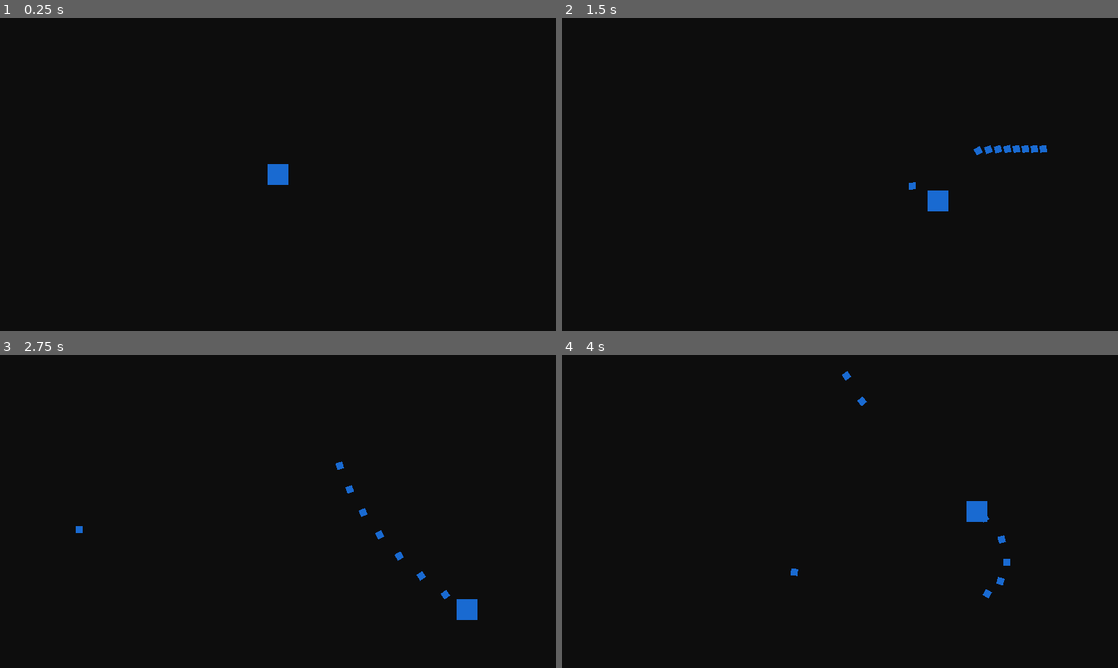
Above: before the commit, frames 1-4 (two rows, left to right).
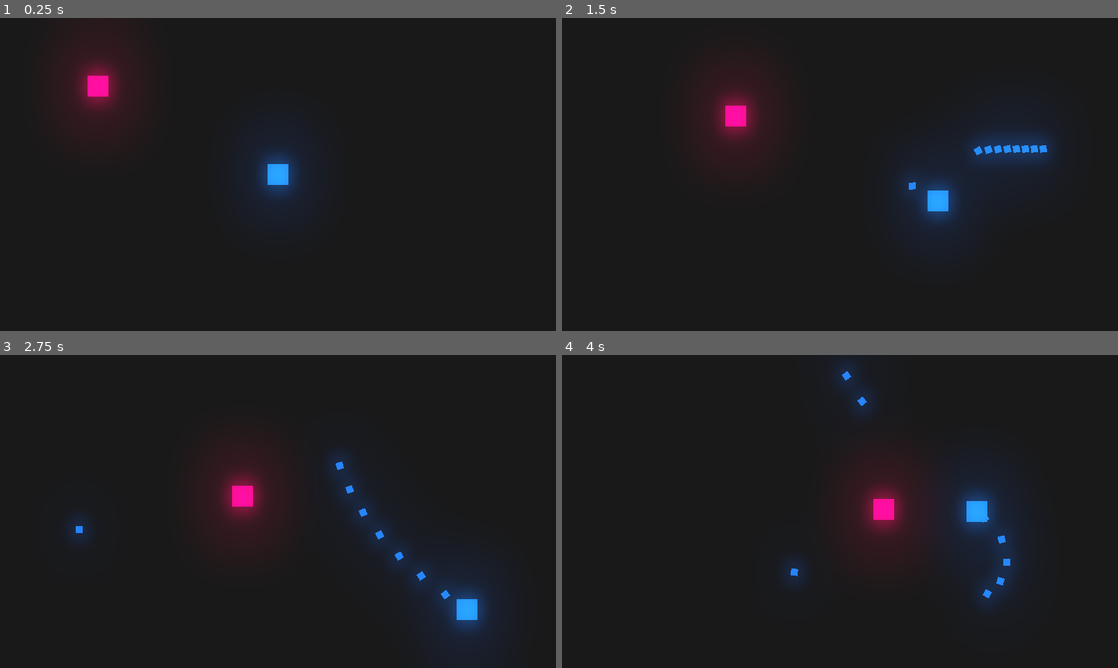
Above: after the commit, the same moments.

Repository: Gui-dev/shooter
Game: Godot game, scene res://levels/LevelOne.tscn
The game is run twice, just before and just after one commit, with the same random seed, the same clock (stepped at 60 frames per second) and the same inputs. The project has no main scene, so this scene is started directly.
Inputs (mouse positions are in pixels of both pictures, inside the frame that each line leads up to):
- Up to frame 1 (0.25 s): no input
- Up to frame 2 (1.5 s): move the mouse to (962, 158) at 0.52 s; hold D (right) 0.53-1.28 s; hold Space (shooter) 0.53-1.28 s; move the mouse to (728, 190) at 1.27 s; hold S (down) from 1.28 s (still down); tap Space (shooter) at 1.35 s
- Up to frame 3 (2.75 s): move the mouse to (333, 442) at 2.02 s; release S (down) at 2.03 s; hold D (right) from 2.03 s (still down); hold Space (shooter) from 2.03 s (still down)
- Up to frame 4 (4 s): move the mouse to (812, 574) at 2.77 s; release D (right) at 2.78 s; release Space (shooter) at 2.78 s; hold W (up) 2.78-3.53 s; tap Space (shooter) at 2.85 s; move the mouse to (1006, 558) at 3.52 s; hold A (left) from 3.53 s (still down); hold Space (shooter) from 3.53 s (still down)

The runs differ from the first frame. In frame 1, 10% of the frame differs, in the area x 8-58%, y 0-68%; in frame 2, 15%, in the area x 22-90%, y 11-76%; in frame 3, 15%; in frame 4, 14%.

Commit message:
test: add Enemy

Diff:
--- a/levels/LevelOne.tscn
+++ b/levels/LevelOne.tscn
@@ -1,10 +1,24 @@
-[gd_scene load_steps=3 format=2]
+[gd_scene load_steps=5 format=2]
 
 [ext_resource path="res://scenes/Player.tscn" type="PackedScene" id=1]
 [ext_resource path="res://scripts/LevelOne.gd" type="Script" id=2]
+[ext_resource path="res://scenes/Enemy.tscn" type="PackedScene" id=3]
+
+[sub_resource type="Environment" id=1]
+background_mode = 4
+glow_enabled = true
+glow_bloom = 0.5
+glow_blend_mode = 0
+glow_bicubic_upscale = true
 
 [node name="LevelOne" type="Node2D"]
 script = ExtResource( 2 )
 
 [node name="Player" parent="." instance=ExtResource( 1 )]
 position = Vector2( 320, 180 )
+
+[node name="WorldEnvironment" type="WorldEnvironment" parent="."]
+environment = SubResource( 1 )
+
+[node name="Enemy" parent="." instance=ExtResource( 3 )]
+position = Vector2( 96, 70 )
